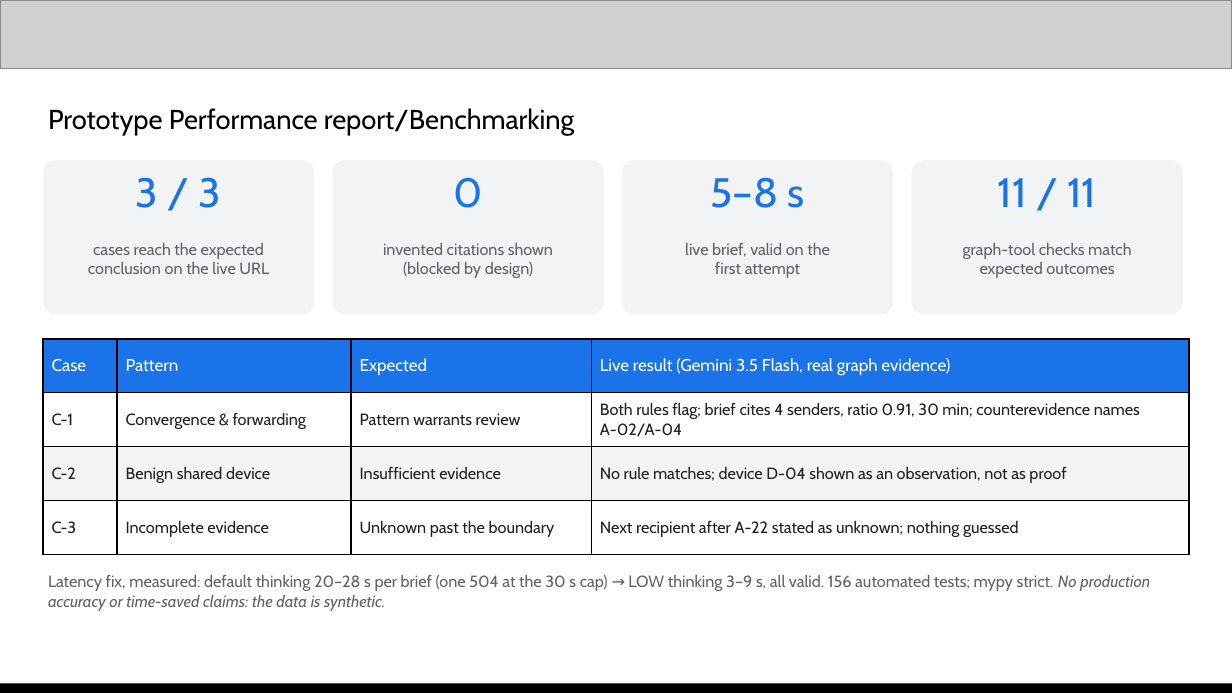
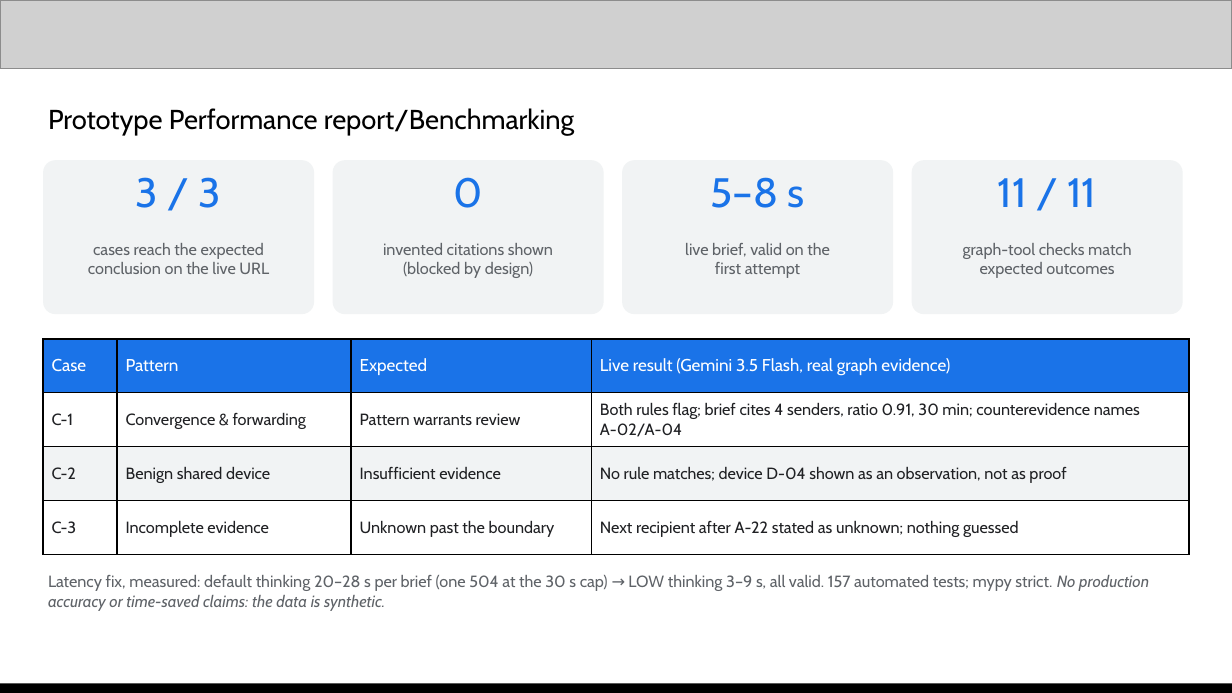
Before and after one commit to shieryl-ryle/traceguard, a slide deck: slide 11 of submission/TraceGuard-proposal.pptx. Drawn at 1232x693 pixels with LibreOffice and Linux fonts; fonts in the diff are those of the drawing; grey boxes stand for pictures. Boxes give left, top, right and bottom in pixels: in the first picture for what was removed or moved away, otherwise in the second. Text is boxed around its words. In the diff, an @@ line names an element or a change of style, - is before the commit and + after.

```diff
--- a/submission/TraceGuard-proposal.pptx
+++ b/submission/TraceGuard-proposal.pptx
@@ text at (48,575,1149,611): text changed @@
-Latency fix, measured: default thinking 20–28 s per brief (one 504 at the 30 s cap) → LOW thinking 3–9 s, all valid. 156 automated tests; mypy strict. No production accuracy or time-saved claims: the data is synthetic.
+Latency fix, measured: default thinking 20–28 s per brief (one 504 at the 30 s cap) → LOW thinking 3–9 s, all valid. 157 automated tests; mypy strict. No production accuracy or time-saved claims: the data is synthetic.
```
Also in this commit, not shown: 1 other slide changed, 2 other files.
